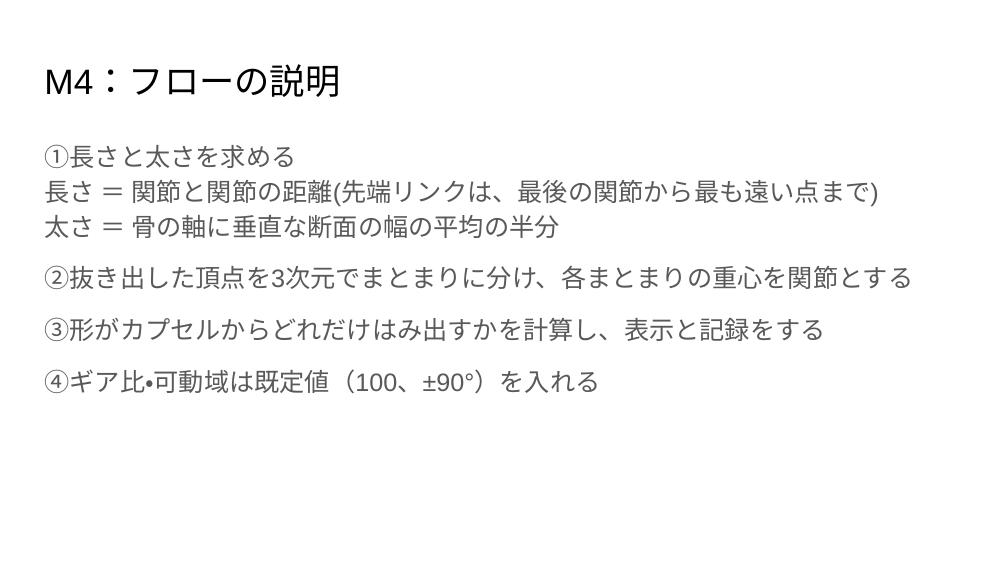
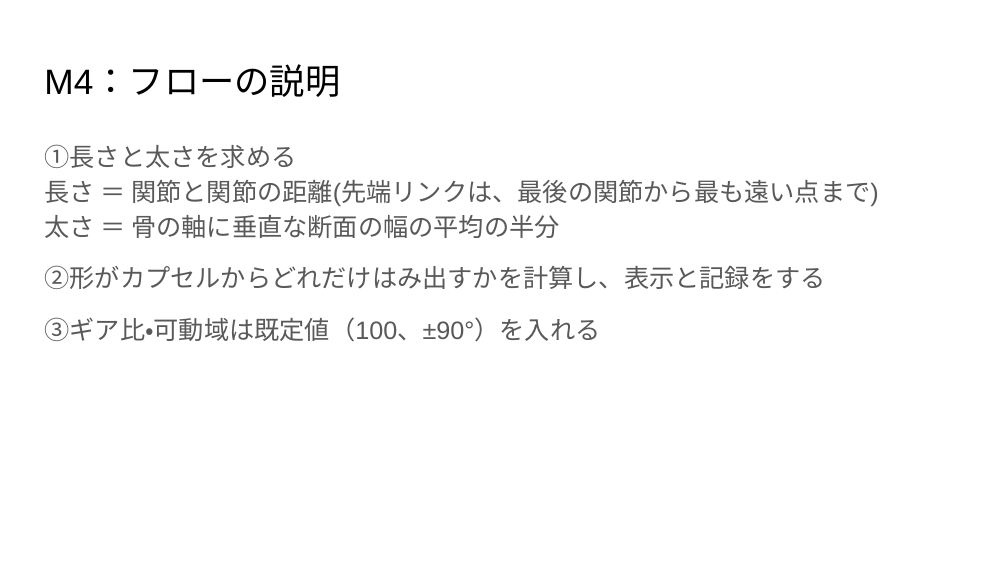
Before and after one commit to 233301koshiro/StackelbergPPO, a slide deck: slide 16 of docs/研究応用/執筆/システムフロー解説(M1~M7).pptx (slide 12 before the commit). Drawn at 1008x567 pixels with LibreOffice and Linux fonts; fonts in the diff are those of the drawing. Boxes give left, top, right and bottom in pixels: in the first picture for what was removed or moved away, otherwise in the second. Text is boxed around its words. In the diff, an @@ line names an element or a change of style, - is before the commit and + after.

```diff
--- a/docs/研究応用/執筆/システムフロー解説(M1~M7).pptx
+++ b/docs/研究応用/執筆/システムフロー解説(M1~M7).pptx
@@ text at [44, 265, 825, 341]: text changed @@
-②抜き出した頂点を3次元でまとまりに分け、各まとまりの重心を関節とする
-③形がカプセルからどれだけはみ出すかを計算し、表示と記録をする
-④ギア比・可動域は既定値（100、±90°）を入れる
+②形がカプセルからどれだけはみ出すかを計算し、表示と記録をする
+③ギア比・可動域は既定値（100、±90°）を入れる
```
Also in this commit, not shown: 13 other slides changed, 6 slides added, 10 other files.
